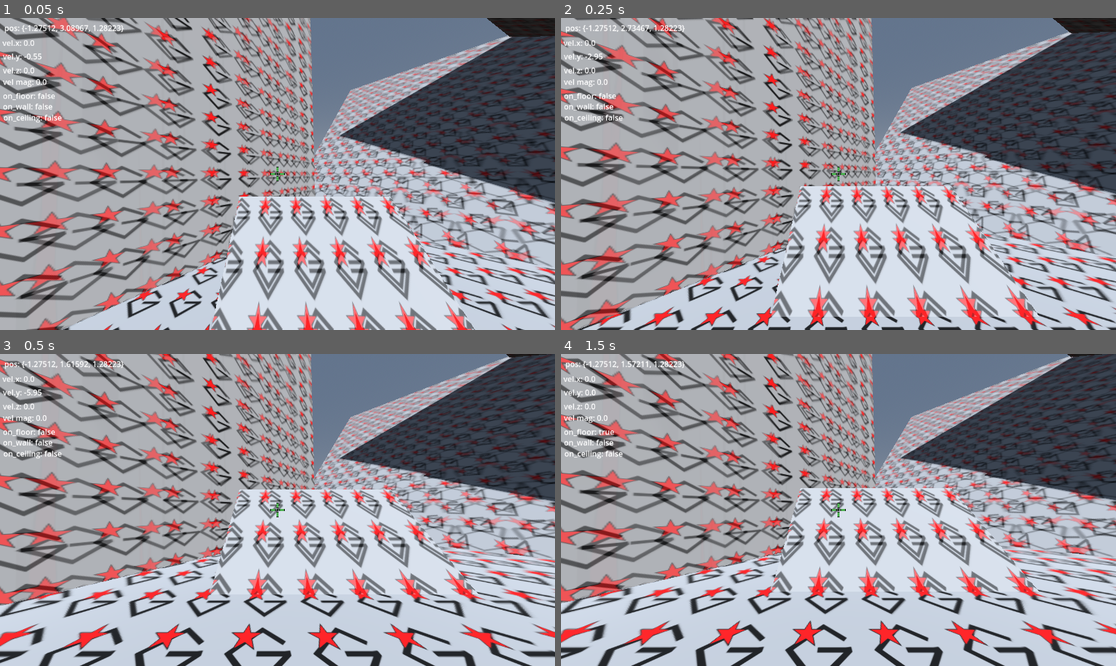
Above: before the commit, frames 1-4 (two rows, left to right).
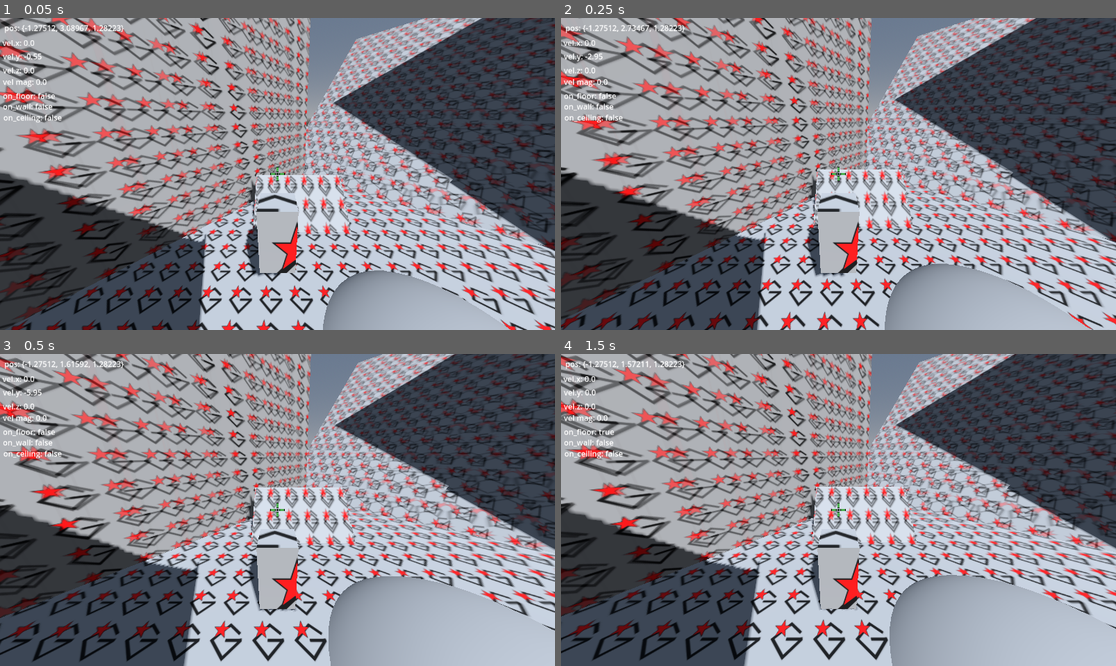
Above: after the commit, the same moments.

Repository: Gamepro5/Custom_CharacterBody3D_Movement_System
Game: Godot game, scene res://maps/dev_test/dev_test.tscn
Two runs of this game, one before a commit and one after it. Both use one fixed random seed, a clock stepped at 60 frames per second and the inputs below.
Inputs (mouse positions are in pixels of both pictures, inside the frame that each line leads up to):
- Up to frame 1 (0.05 s): no input
- Up to frame 2 (0.25 s): no input
- Up to frame 3 (0.5 s): no input
- Up to frame 4 (1.5 s): tap Enter (console_submit) at 0.5 s; move the mouse to (960, 494) at 0.52 s; hold D (right) 0.53-1.28 s; tap Space (jump) at 0.6, 0.77, 1.07, 1.25 s; move the mouse to (727, 525) at 1.27 s; hold S (backward) from 1.28 s (still down); click (727, 525) at 1.35 s

The runs differ from the first frame. In frame 1, 66% of the frame differs, in the area x 0-100%, y 0-100%; in frame 2, 66%; in frame 3, 64%; in frame 4, 64%.

Commit message:
slightly improved snapping

Diff:
--- a/Player.gd
+++ b/Player.gd
@@ -20,8 +20,8 @@
 var on_wall = false
 var on_ceiling = false
 var impulse_vel = Vector3.ZERO
-var snap_vector = Vector3.UP
-var snap_magnitude = 0.001
+var snap_vector = Vector3.ZERO
+var snap_magnitude = 0.01
 var previous_dir = Vector3.ZERO
 @onready var fps_camera = $Torso/Head/Camera
 @onready var tps_camera = $Torso/Head/Camera2
@@ -92,7 +92,8 @@
 	#var snap_vector = Vector3.DOWN*(rad_to_deg(last_col_normal.angle_to(Vector3.UP))+1)*10
 	if (snap_vector != Vector3.ZERO): # we don't want to snap if we received an impulse (like jumping)!
 		#snap_vector = -last_col_normal * (abs(vel.y)+10) * snap_magnitude
-		snap_vector = Vector3.DOWN * (abs(vel.y)+10) * snap_magnitude
+		print(clamp(vel.y,0,9999999)+1)
+		snap_vector = Vector3.DOWN * (clamp(vel.y,0,9999999)+5) * snap_magnitude
 
 	if Input.is_action_just_pressed("jump") and on_floor and Input.get_mouse_mode() == Input.MOUSE_MODE_CAPTURED:
 		#last_col_normal = Vector3.UP
@@ -127,7 +128,7 @@
 	var ground_check
 	var col_normals = []
 	if (snap_vector!=Vector3.ZERO): # snap vector is only unset from zero in the "in air" part of this code, where a collision would set it to Vector3.DOWN
-		ground_check = move_and_collide(snap_vector, true, 0.001, true, 3)
+		ground_check = move_and_collide(snap_vector, true, 0.1, true, 3)
 	#if !ground_check && snap_vector != Vector3.ZERO:
 		#ground_check = move_and_collide( Vector3.DOWN * (abs(vel.y)+0.1) * 0.005, true) #this is here to snap down if you just climbed a slope that is so steep that you would otherwise go flying.
 	if ground_check:
@@ -151,12 +152,13 @@
 				#wall_collision_normal = normal
 				pass
 		### this may need to be done recursively
-		var col = move_and_collide(vel*delta, false, 0.001, false, 3) #actually move!
+		var col = move_and_collide(vel*delta, false, 0.001, false, 3)
 		if col:
 			normal = col.get_normal()
 			last_col_normal = normal;
 			for i in range(col.get_collision_count()):
 				normal = col.get_normal(i)
+				col_normals.push_back(normal)
 				if (normal.angle_to(Vector3.UP) <= max_floor_angle): #slope counts as the floor
 					on_floor = true
 					vel.y = (-normal.z*vel.z-normal.x*vel.x)/normal.y
@@ -195,6 +197,7 @@
 		if col:
 			last_col_normal = col.get_normal()
 			var normal = col.get_normal()
+			col_normals.push_back(normal)
 			for i in range(col.get_collision_count()):
 				normal = col.get_normal(i)
 				if rad_to_deg(col.get_angle(i, Vector3.UP)) > 91:#ceiling
--- a/Player.tscn
+++ b/Player.tscn
@@ -1,16 +1,31 @@
-[gd_scene load_steps=4 format=3 uid="uid://c7cmhu7x06w2c"]
+[gd_scene load_steps=7 format=3 uid="uid://c7cmhu7x06w2c"]
 
 [ext_resource type="Script" path="res://Player.gd" id="1_t7smq"]
+[ext_resource type="Texture2D" uid="uid://gw86rlg3mld1" path="res://gp5_avatar.png" id="2_8husm"]
 [ext_resource type="PackedScene" uid="uid://gotfrvt8wfc" path="res://ui.tscn" id="2_ym6sr"]
 
-[sub_resource type="CylinderShape3D" id="CylinderShape3D_lvmt1"]
+[sub_resource type="BoxShape3D" id="BoxShape3D_sim24"]
+size = Vector3(1, 2, 1)
+
+[sub_resource type="StandardMaterial3D" id="StandardMaterial3D_p4i6j"]
+albedo_texture = ExtResource("2_8husm")
+
+[sub_resource type="BoxMesh" id="BoxMesh_a7noc"]
+material = SubResource("StandardMaterial3D_p4i6j")
+size = Vector3(1, 2, 1)
 
 [node name="CharacterBody3d" type="CharacterBody3D"]
+axis_lock_angular_x = true
+axis_lock_angular_y = true
+axis_lock_angular_z = true
 floor_snap_length = 0.0
 script = ExtResource("1_t7smq")
 
 [node name="CollisionShape3d" type="CollisionShape3D" parent="."]
-shape = SubResource("CylinderShape3D_lvmt1")
+shape = SubResource("BoxShape3D_sim24")
+
+[node name="MeshInstance3d" type="MeshInstance3D" parent="."]
+mesh = SubResource("BoxMesh_a7noc")
 
 [node name="Velocity" type="RayCast3D" parent="."]
 target_position = Vector3(1, 0, 0)
@@ -37,8 +52,6 @@
 collide_with_bodies = false
 debug_shape_custom_color = Color(0, 0, 1, 1)
 
-[node name="MeshInstance3d" type="MeshInstance3D" parent="."]
-
 [node name="UI" parent="." instance=ExtResource("2_ym6sr")]
 
 [node name="Torso" type="Node3D" parent="."]
--- a/maps/dev_test/dev_test.tscn
+++ b/maps/dev_test/dev_test.tscn
@@ -28,6 +28,9 @@
 [sub_resource type="Environment" id="Environment_hd7sj"]
 background_mode = 2
 sky = SubResource("Sky_4qr0s")
+
+[sub_resource type="StandardMaterial3D" id="StandardMaterial3D_sbndg"]
+albedo_texture = ExtResource("1_4py1n")
 
 [node name="World" type="Node3D"]
 
@@ -118,3 +121,12 @@
 
 [node name="WorldEnvironment" type="WorldEnvironment" parent="."]
 environment = SubResource("Environment_hd7sj")
+
+[node name="CSGCombiner3D" type="CSGCombiner3D" parent="."]
+transform = Transform3D(1, 0, 0, 0, 1, 0, 0, 0, 1, 27.4087, 3.81, 33.5839)
+use_collision = true
+
+[node name="CSGBox3D" type="CSGBox3D" parent="CSGCombiner3D"]
+transform = Transform3D(1, 0, 0, 0, 0.774216, -0.632922, 0, 0.632922, 0.774216, -0.239594, -5.78627, -3.35122)
+size = Vector3(23.6045, 28.5502, 0.002)
+material = SubResource("StandardMaterial3D_sbndg")
Not shown: 1 places in Player.tscn that only renumber resources
Not shown: 1 places in maps/dev_test/dev_test.tscn that only renumber resources
